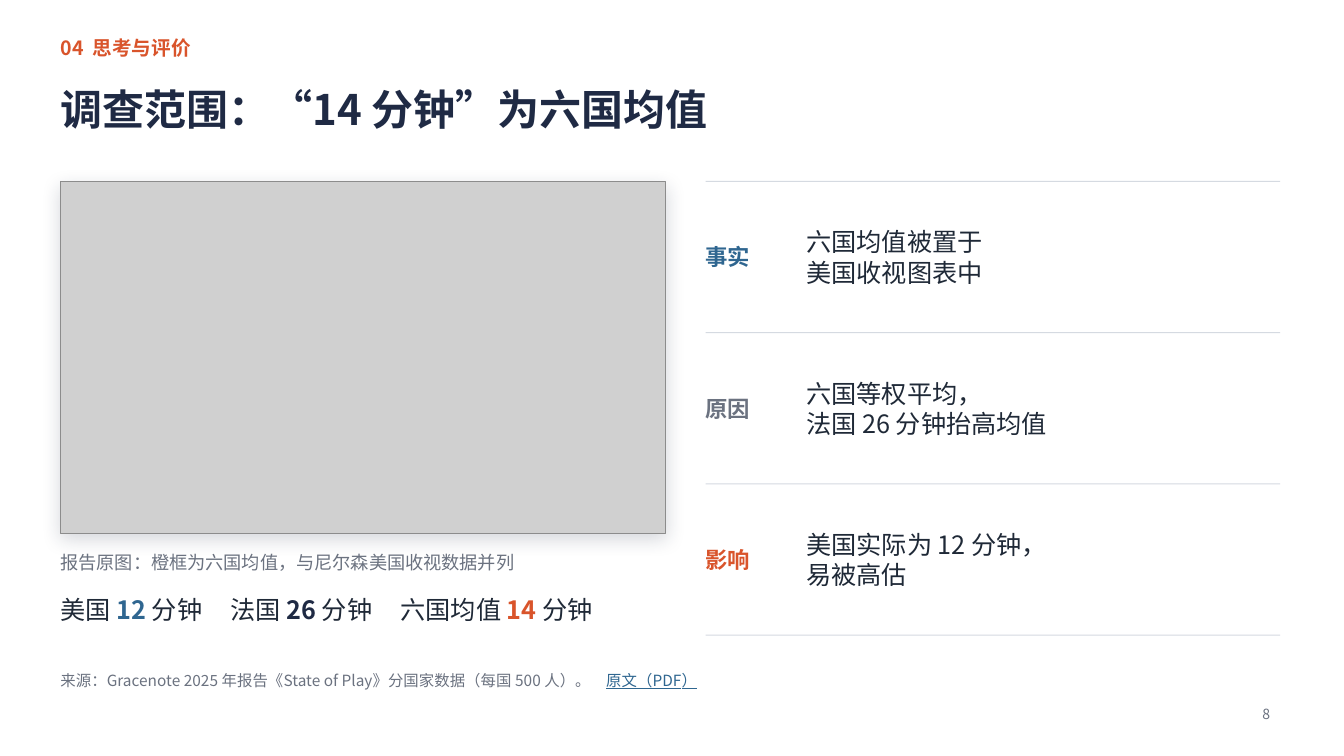
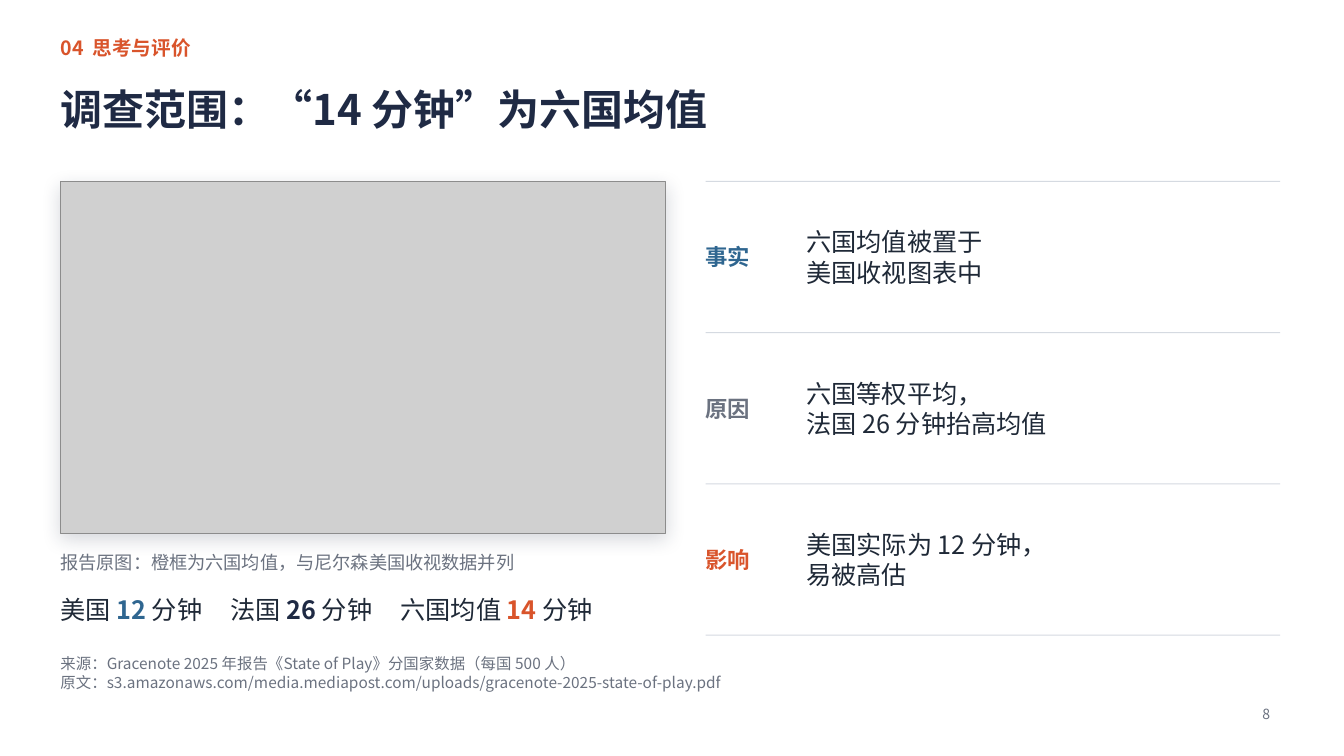
Before and after one commit to jayleo113/ppt, a slide deck: slide 8 of Gracenote报告解读_课堂汇报_最新版.pptx. Drawn at 1344x756 pixels with LibreOffice and Linux fonts; fonts in the diff are those of the drawing; grey boxes stand for pictures. Boxes give left, top, right and bottom in pixels: in the first picture for what was removed or moved away, otherwise in the second. Text is boxed around its words. In the diff, an @@ line names an element or a change of style, - is before the commit and + after.

```diff
--- a/Gracenote报告解读_课堂汇报_最新版.pptx
+++ b/Gracenote报告解读_课堂汇报_最新版.pptx
@@ text at [60, 656, 720, 692]: text changed @@
-来源：Gracenote 2025 年报告《State of Play》分国家数据（每国 500 人）。 原文（PDF）
+来源：Gracenote 2025 年报告《State of Play》分国家数据（每国 500 人）
+原文：s3.amazonaws.com/media.mediapost.com/uploads/gracenote-2025-state-of-play.pdf
```
Also in this commit, not shown: 2 other slides changed, 1 other file.
